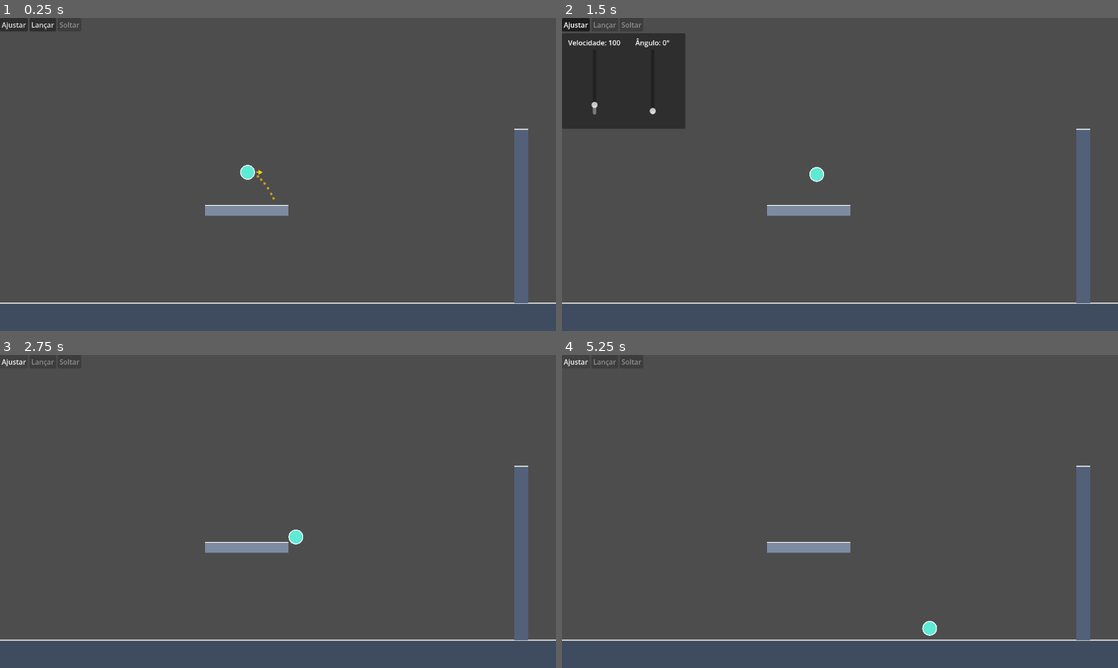
Above: before the commit, frames 1-4 (two rows, left to right).
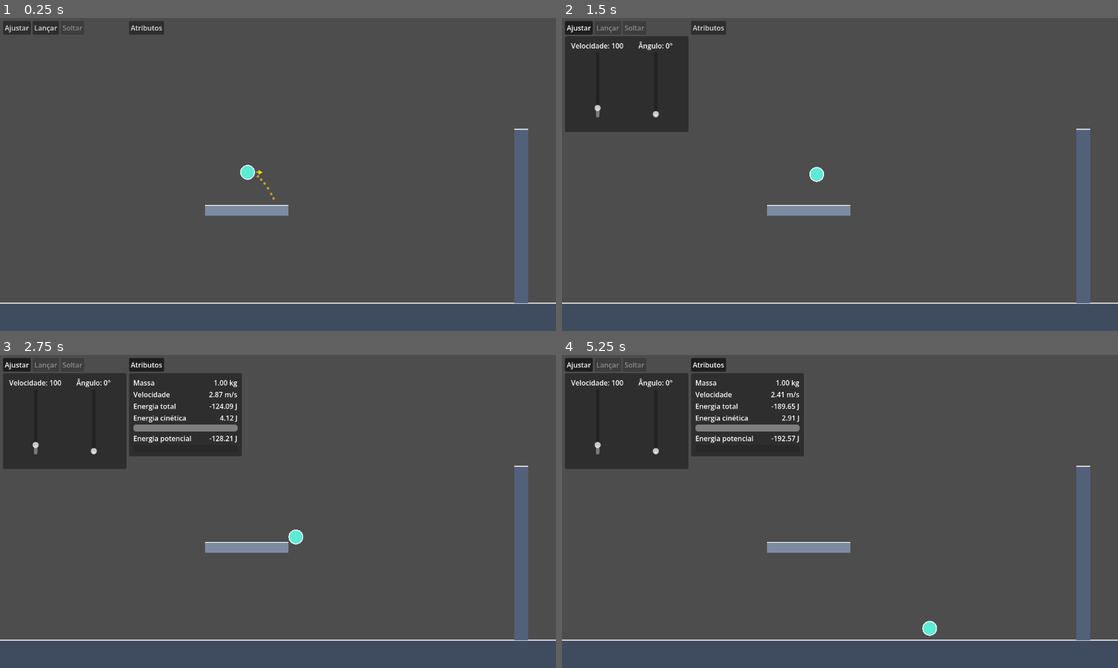
Above: after the commit, the same moments.

Repository: Px1906/Kinema
Game: Godot game, scene res://scenes/levels/surfaces_test.tscn
Same seed, same stepped clock (60 frames per second), same inputs: the game is played once before the commit and once after it.
Inputs:
- Up to frame 1 (0.25 s): no input
- Up to frame 2 (1.5 s): click "Ajustar" at 0.5 s; click "Lançar" at 1.25 s
- Up to frame 3 (2.75 s): click "Ajustar" (after the commit: "Atributos") at 2 s
- Up to frame 4 (5.25 s): click "Ajustar" at 2.75 s; click "Ajustar" (after the commit: "Atributos") at 3.5 s; click "Ajustar" at 4.25 s; click "Ajustar" (after the commit: "Atributos") at 5 s

The runs differ from the first frame. In frame 1, 0.6% of the frame differs, in the area x 0-30%, y 0-6%; in frame 2, 1.5%; in frame 3, 12%; in frame 4, 12%, in the area x 0-44%, y 0-37%.

Commit message:
Merge feat/implementacao-camera

Diff:
--- /dev/null
+++ b/scenes/gameplay/follow_camera.tscn
@@ -0,0 +1,7 @@
+[gd_scene format=3]
+
+[ext_resource type="Script" uid="uid://bmrg2h3darull" path="res://scripts/gameplay/follow_camera.gd" id="1_follow_camera"]
+
+[node name="FollowCamera" type="Camera2D"]
+position_smoothing_enabled = true
+script = ExtResource("1_follow_camera")
--- a/scenes/levels/player_launch_test.tscn
+++ b/scenes/levels/player_launch_test.tscn
@@ -4,18 +4,26 @@
 [ext_resource type="PackedScene" uid="uid://b73wjf3pct1d3" path="res://scenes/entities/player.tscn" id="2_w6s8g"]
 [ext_resource type="PackedScene" path="res://scenes/entities/solid_surface.tscn" id="3_ck7h6"]
 [ext_resource type="Script" uid="uid://dbtiyy8up8knr" path="res://scripts/ui/mouse_control.gd" id="4_11eff"]
-[ext_resource type="PackedScene" path="res://scenes/ui/launch_controls.tscn" id="5_vtfop"]
+[ext_resource type="PackedScene" path="res://scenes/ui/level_ui.tscn" id="21_level_ui"]
 [ext_resource type="PackedScene" uid="uid://dctmaalt3llfa" path="res://scenes/entities/rope.tscn" id="6_w6s8g"]
 [ext_resource type="Script" uid="uid://bbox2e5hvj7e5" path="res://scripts/gameplay/launch_input_controller.gd" id="7_launch_input"]
 [ext_resource type="PackedScene" path="res://scenes/zones/goal_zone.tscn" id="8_goal_zone"]
 [ext_resource type="Script" uid="uid://bikg4qq6euwlh" path="res://scripts/ui/trajectory_preview.gd" id="8_trajectory_preview"]
 [ext_resource type="PackedScene" path="res://scenes/ui/attempt_result_panel.tscn" id="9_result_panel"]
+[ext_resource type="PackedScene" path="res://scenes/gameplay/follow_camera.tscn" id="20_follow_camera"]
 
-[node name="PlayerGravityTest" type="Node2D" unique_id=1286642432]
+[node name="PlayerGravityTest" type="Node2D" node_paths=PackedStringArray("controls", "goal_zone", "camera") unique_id=1286642432]
 script = ExtResource("1_level_controller")
+level_bounds = Rect2(0, 0, 1280, 720)
+controls = NodePath("UI/LaunchControls")
+goal_zone = NodePath("GoalZone")
+camera = NodePath("Camera")
 
 [node name="Player" parent="." unique_id=1362402254 instance=ExtResource("2_w6s8g")]
 position = Vector2(509, 378)
+
+[node name="Camera" parent="." node_paths=PackedStringArray("target") instance=ExtResource("20_follow_camera")]
+target = NodePath("../Player")
 
 [node name="TrajectoryPreview" type="Node2D" parent="." unique_id=356522315 node_paths=PackedStringArray("player")]
 script = ExtResource("8_trajectory_preview")
@@ -41,7 +49,7 @@
 launch_controller = NodePath("../LaunchInputController")
 metadata/_custom_type_script = "uid://dbtiyy8up8knr"
 
-[node name="LaunchControlSliders" parent="." unique_id=525689675 node_paths=PackedStringArray("player", "launch_controller") instance=ExtResource("5_vtfop")]
+[node name="UI" parent="." node_paths=PackedStringArray("player", "launch_controller") instance=ExtResource("21_level_ui")]
 player = NodePath("../Player")
 launch_controller = NodePath("../LaunchInputController")
 
--- a/scenes/levels/surfaces_test.tscn
+++ b/scenes/levels/surfaces_test.tscn
@@ -6,17 +6,25 @@
 [ext_resource type="PackedScene" path="res://scenes/entities/platform_surface.tscn" id="4_platform"]
 [ext_resource type="PackedScene" path="res://scenes/entities/wall_surface.tscn" id="5_wall"]
 [ext_resource type="Script" uid="uid://bbox2e5hvj7e5" path="res://scripts/gameplay/launch_input_controller.gd" id="6_launch_input"]
-[ext_resource type="PackedScene" path="res://scenes/ui/launch_controls.tscn" id="6_pl03t"]
+[ext_resource type="PackedScene" path="res://scenes/ui/level_ui.tscn" id="21_level_ui"]
 [ext_resource type="Script" uid="uid://dbtiyy8up8knr" path="res://scripts/ui/mouse_control.gd" id="7_t8nq2"]
 [ext_resource type="Script" path="res://scripts/ui/trajectory_preview.gd" id="8_trajectory_preview"]
 [ext_resource type="PackedScene" path="res://scenes/zones/goal_zone.tscn" id="8_goal_zone"]
 [ext_resource type="PackedScene" path="res://scenes/ui/attempt_result_panel.tscn" id="9_result_panel"]
+[ext_resource type="PackedScene" path="res://scenes/gameplay/follow_camera.tscn" id="20_follow_camera"]
 
-[node name="SurfacesTest" type="Node2D" unique_id=1894958845]
+[node name="SurfacesTest" type="Node2D" node_paths=PackedStringArray("controls", "goal_zone", "camera") unique_id=1894958845]
 script = ExtResource("1_level_controller")
+level_bounds = Rect2(0, 0, 1280, 720)
+controls = NodePath("UI/LaunchControls")
+goal_zone = NodePath("GoalZone")
+camera = NodePath("Camera")
 
 [node name="Player" parent="." unique_id=2079266309 instance=ExtResource("2_player")]
 position = Vector2(570, 355)
+
+[node name="Camera" parent="." node_paths=PackedStringArray("target") instance=ExtResource("20_follow_camera")]
+target = NodePath("../Player")
 
 [node name="TrajectoryPreview" type="Node2D" parent="." node_paths=PackedStringArray("player")]
 script = ExtResource("8_trajectory_preview")
@@ -40,7 +48,7 @@
 [node name="WallSurface" parent="." unique_id=1670152353 instance=ExtResource("5_wall")]
 position = Vector2(1200, 456)
 
-[node name="LaunchControls" parent="." unique_id=2060249671 node_paths=PackedStringArray("player", "launch_controller") instance=ExtResource("6_pl03t")]
+[node name="UI" parent="." node_paths=PackedStringArray("player", "launch_controller") instance=ExtResource("21_level_ui")]
 player = NodePath("../Player")
 launch_controller = NodePath("../LaunchInputController")
 
--- a/scenes/levels/teste_cenario.tscn
+++ b/scenes/levels/teste_cenario.tscn
@@ -3,6 +3,7 @@
 [ext_resource type="Script" uid="uid://bhnkoep086j3v" path="res://scripts/levels/level_controller.gd" id="1_level_controller"]
 [ext_resource type="PackedScene" uid="uid://b73wjf3pct1d3" path="res://scenes/entities/player.tscn" id="2_xhx2m"]
 [ext_resource type="Script" uid="uid://dbtiyy8up8knr" path="res://scripts/ui/mouse_control.gd" id="4_afiys"]
+[ext_resource type="PackedScene" path="res://scenes/ui/level_ui.tscn" id="21_level_ui"]
 [ext_resource type="Script" uid="uid://b2cpn7eqot6rd" path="res://scripts/levels/height_reference.gd" id="4_rtdc3"]
 [ext_resource type="PackedScene" path="res://scenes/ui/launch_controls.tscn" id="5_77htc"]
 [ext_resource type="PackedScene" uid="uid://dctmaalt3llfa" path="res://scenes/entities/rope.tscn" id="6_rtdc3"]
@@ -10,16 +11,20 @@
 [ext_resource type="PackedScene" path="res://scenes/entities/wall_surface.tscn" id="7_5ta8y"]
 [ext_resource type="PackedScene" path="res://scenes/entities/platform_surface.tscn" id="7_afiys"]
 [ext_resource type="Script" uid="uid://bbox2e5hvj7e5" path="res://scripts/gameplay/launch_input_controller.gd" id="8_launch_input"]
-[ext_resource type="PackedScene" path="res://scenes/ui/ball_attributes.tscn" id="9_ball_attr"]
 [ext_resource type="PackedScene" path="res://scenes/zones/goal_zone.tscn" id="9_goal_zone"]
 [ext_resource type="Script" uid="uid://bikg4qq6euwlh" path="res://scripts/ui/trajectory_preview.gd" id="9_trajectory_preview"]
 [ext_resource type="PackedScene" path="res://scenes/ui/attempt_result_panel.tscn" id="10_result_panel"]
 [ext_resource type="PackedScene" path="res://scenes/zones/checkpoint_zone.tscn" id="13_rwtns"]
 [ext_resource type="PackedScene" uid="uid://di4b5qcseeqwp" path="res://scenes/entities/qte_barrier.tscn" id="16_tgs1u"]
 [ext_resource type="PackedScene" uid="uid://obid8vkxqq6a" path="res://scenes/ui/qte_overlay.tscn" id="17_qte_overlay"]
+[ext_resource type="PackedScene" path="res://scenes/gameplay/follow_camera.tscn" id="20_follow_camera"]
 
-[node name="PlayerGravityTest" type="Node2D" unique_id=1286642432]
+[node name="PlayerGravityTest" type="Node2D" unique_id=1286642432 node_paths=PackedStringArray("controls", "goal_zone", "camera")]
 script = ExtResource("1_level_controller")
+level_bounds = Rect2(0, 0, 1280, 720)
+controls = NodePath("UI/LaunchControls")
+goal_zone = NodePath("Zones/GoalZone")
+camera = NodePath("Camera")
 
 [node name="HeightReference" type="Marker2D" parent="." unique_id=1315454037]
 position = Vector2(0, 685)
@@ -29,7 +34,10 @@
 position = Vector2(137, 471)
 fator_velocidade_lancamento = 1.5
 
-[node name="TrajectoryPreview" type="Node2D" parent="." unique_id=679332929 node_paths=PackedStringArray("player")]
+[node name="Camera" parent="." unique_id=970045497 node_paths=PackedStringArray("target") instance=ExtResource("20_follow_camera")]
+target = NodePath("../Player")
+
+[node name="TrajectoryPreview" type="Node2D" parent="." unique_id=1405236732 node_paths=PackedStringArray("player")]
 script = ExtResource("9_trajectory_preview")
 player = NodePath("../Player")
 
@@ -48,18 +56,9 @@
 metadata/_custom_type_script = "uid://dbtiyy8up8knr"
 metadata/_edit_use_anchors_ = true
 
-[node name="LaunchControlSliders" parent="." unique_id=525689675 node_paths=PackedStringArray("player", "launch_controller") instance=ExtResource("5_77htc")]
-offset_left = 7.0
-offset_top = 7.0
+[node name="UI" parent="." unique_id=425627 node_paths=PackedStringArray("player", "launch_controller") instance=ExtResource("21_level_ui")]
 player = NodePath("../Player")
 launch_controller = NodePath("../LaunchInputController")
-
-[node name="BallAttributes" parent="." unique_id=932615653 node_paths=PackedStringArray("player") instance=ExtResource("9_ball_attr")]
-offset_left = 297.0
-offset_top = 7.0
-offset_right = 557.0
-offset_bottom = 213.0
-player = NodePath("../Player")
 
 [node name="LaunchInputController" type="Node" parent="." unique_id=806339641 node_paths=PackedStringArray("player", "rope")]
 script = ExtResource("8_launch_input")
--- /dev/null
+++ b/scenes/ui/level_ui.tscn
@@ -0,0 +1,18 @@
+[gd_scene format=3]
+
+[ext_resource type="Script" path="res://scripts/ui/level_ui.gd" id="1_level_ui"]
+[ext_resource type="PackedScene" path="res://scenes/ui/launch_controls.tscn" id="2_launch_controls"]
+[ext_resource type="PackedScene" path="res://scenes/ui/ball_attributes.tscn" id="3_ball_attributes"]
+
+[node name="LevelUI" type="CanvasLayer" node_paths=PackedStringArray("controls", "attributes")]
+script = ExtResource("1_level_ui")
+controls = NodePath("LaunchControls")
+attributes = NodePath("BallAttributes")
+
+[node name="LaunchControls" parent="." instance=ExtResource("2_launch_controls")]
+offset_left = 7.0
+offset_top = 7.0
+
+[node name="BallAttributes" parent="." instance=ExtResource("3_ball_attributes")]
+offset_left = 297.0
+offset_top = 7.0
--- /dev/null
+++ b/scripts/gameplay/follow_camera.gd
@@ -0,0 +1,36 @@
+class_name FollowCamera
+extends Camera2D
+## Câmera que segue o alvo (normalmente o Player) usando a suavização nativa do Camera2D.
+## Não é filha do Player para poder ter limites, zoom e reposicionamento próprios.
+## Roda no passo de física, junto com o Player (RigidBody2D), para não tremer.
+## Quem teleporta o alvo (ex.: reset da tentativa) chama snap_to_target() para a câmera
+## pular junto em vez de deslizar. Os limites vêm do LevelController (level_bounds).
+
+@export var target: Node2D
+
+
+func _ready() -> void:
+	process_callback = Camera2D.CAMERA2D_PROCESS_PHYSICS
+	if not is_instance_valid(target):
+		push_warning("FollowCamera: assign the 'Target' property in the Inspector.")
+		set_physics_process(false)
+		return
+
+	snap_to_target()
+
+
+func _physics_process(_delta: float) -> void:
+	if not is_instance_valid(target):
+		set_physics_process(false)
+		return
+
+	global_position = target.global_position
+
+
+## Move a câmera direto para o alvo, sem a suavização.
+func snap_to_target() -> void:
+	if not is_instance_valid(target):
+		return
+
+	global_position = target.global_position
+	reset_smoothing()
--- a/scripts/levels/level_controller.gd
+++ b/scripts/levels/level_controller.gd
@@ -9,20 +9,34 @@
 
 @export_category("Attempt")
 @export var bounds_margin: float = 64.0
-
-@onready var player: Player = $Player
-@onready var goal_zone: GoalZone = get_node_or_null("Zones/GoalZone")
-@onready var rope: Rope = get_node_or_null("Rope")
-@onready var controls: LaunchControls = get_node_or_null("LaunchControlSliders")
-@onready var result_panel: AttemptResultPanel = get_node_or_null("AttemptResultPanel")
+## Área da fase em coordenadas do mundo. É a única fonte do tamanho da fase: define
+## quando a bola sai da fase (OUT_OF_BOUNDS) e os limites da câmera.
+@export var level_bounds := Rect2()
+
+@export_category("Nodes")
+@export var controls: LaunchControls
+@export var goal_zone: GoalZone
+## Câmera da fase. Recebe level_bounds como limites para não mostrar fora da fase.
+@export var camera: FollowCamera
 
 var _attempt_active := false
 var _attempt_finished := false
 var _checkpoints: Array[CheckpointZone] = []
 var _last_checkpoint: CheckpointZone = null
 
+@onready var player: Player = $Player
+@onready var rope: Rope = get_node_or_null("Rope")
+@onready var result_panel: AttemptResultPanel = get_node_or_null("AttemptResultPanel")
+
 
 func _ready() -> void:
+	if not level_bounds.has_area():
+		push_warning(
+			"LevelController: defina 'Level Bounds'; usando o retângulo da tela em (0, 0)."
+		)
+		level_bounds = get_viewport_rect()
+	_apply_camera_limits()
+
 	player.launched.connect(_on_player_launched)
 	player.obstacle_hit.connect(_on_player_obstacle_hit)
 	player.stopped.connect(_on_player_stopped)
@@ -41,7 +55,7 @@
 	if not _attempt_active or _attempt_finished:
 		return
 
-	var bounds := get_viewport_rect().grow(bounds_margin)
+	var bounds := level_bounds.grow(bounds_margin)
 	if not bounds.has_point(player.global_position):
 		_fail_attempt(FailureReason.OUT_OF_BOUNDS)
 
@@ -80,6 +94,8 @@
 		goal_zone.reset_zone()
 	_reset_qte_barriers()
 	player.reset_attempt(player.get_initial_global_position())
+	if camera != null:
+		camera.snap_to_target()
 	_attempt_finished = false
 
 
@@ -153,6 +169,8 @@
 	_attempt_finished = false
 	_reset_qte_barriers()
 	player.reset_attempt(get_respawn_position())
+	if camera != null:
+		camera.snap_to_target()
 
 
 func _discover_checkpoints() -> void:
@@ -160,8 +178,9 @@
 		if child is CheckpointZone:
 			_checkpoints.append(child)
 			child.checkpoint_reached.connect(_on_checkpoint_reached)
-	_checkpoints.sort_custom(func(a: CheckpointZone, b: CheckpointZone) -> bool:
-		return a.checkpoint_index < b.checkpoint_index
+	_checkpoints.sort_custom(
+		func(a: CheckpointZone, b: CheckpointZone) -> bool:
+			return a.checkpoint_index < b.checkpoint_index
 	)
 
 
@@ -198,3 +217,13 @@
 	if _last_checkpoint != null:
 		return _last_checkpoint.global_position
 	return player.get_initial_global_position()
+
+
+func _apply_camera_limits() -> void:
+	if camera == null:
+		return
+
+	camera.limit_left = floori(level_bounds.position.x)
+	camera.limit_top = floori(level_bounds.position.y)
+	camera.limit_right = ceili(level_bounds.end.x)
+	camera.limit_bottom = ceili(level_bounds.end.y)
--- /dev/null
+++ b/scripts/ui/level_ui.gd
@@ -0,0 +1,24 @@
+class_name LevelUI
+extends CanvasLayer
+## Camada de UI da fase: fica por cima do jogo e não se move com a câmera.
+## A fase instancia esta cena e atribui player e launch_controller uma vez só;
+## esta camada repassa as referências para os controles antes do _ready deles.
+
+@export var player: Player
+@export var launch_controller: LaunchInputController
+@export var controls: LaunchControls
+@export var attributes: BallAttributes
+
+
+func _enter_tree() -> void:
+	# _enter_tree roda antes do _ready dos filhos, que já precisam das referências.
+	if controls == null:
+		push_warning("LevelUI: assign the 'Controls' property in the Inspector.")
+	else:
+		controls.player = player
+		controls.launch_controller = launch_controller
+
+	if attributes == null:
+		push_warning("LevelUI: assign the 'Attributes' property in the Inspector.")
+	else:
+		attributes.player = player
Not shown, added: scripts/gameplay/follow_camera.gd.uid
Not shown, added: scripts/ui/level_ui.gd.uid
